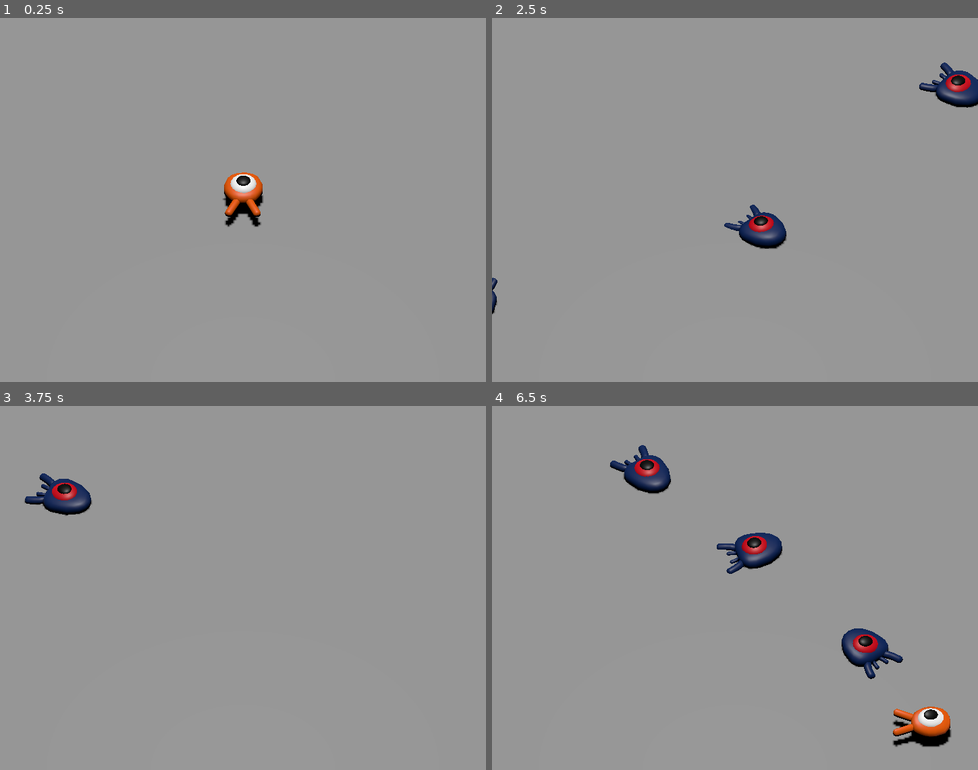
Above: before the commit, frames 1-4 (two rows, left to right).
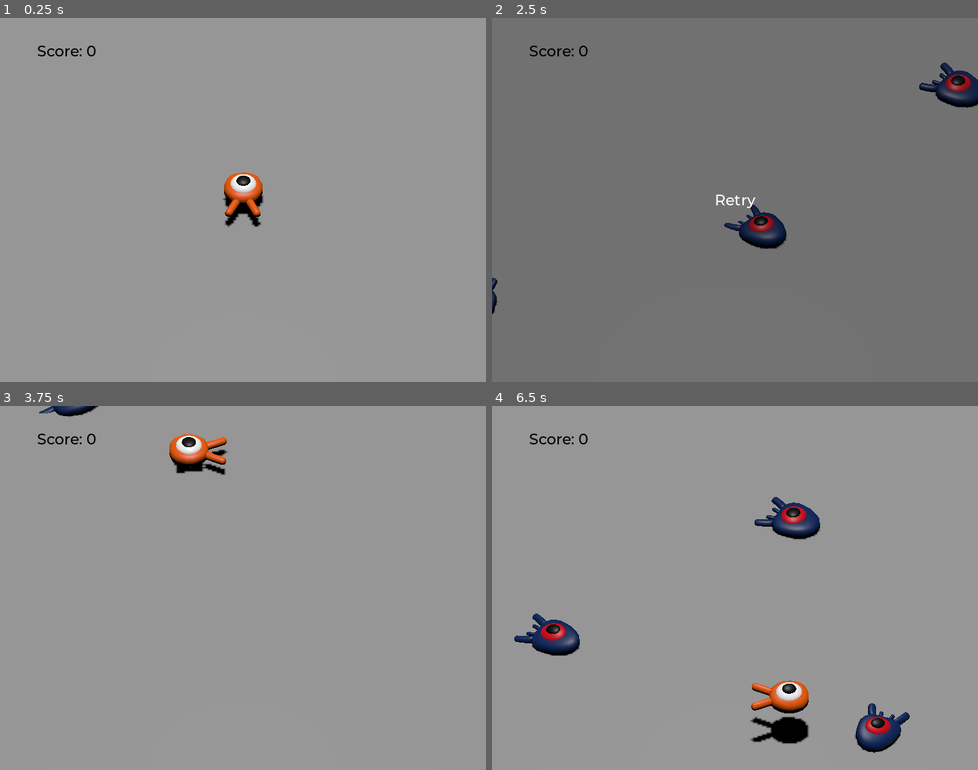
Above: after the commit, the same moments.

Repository: goshag45/squash-the-creeps
Game: Godot game, scene res://main.tscn
The game is run twice, just before and just after one commit, with the same random seed, the same clock (stepped at 60 frames per second) and the same inputs. The project has no main scene, so this scene is started directly.
Inputs:
- Up to frame 1 (0.25 s): no input
- Up to frame 2 (2.5 s): tap Enter (ui_accept) at 0.5, 1.35 s; hold D (move_right) 0.53-1.28 s; hold Enter (ui_accept) 0.53-1.28 s; tap Space (jump) at 0.77, 1.52 s; hold S (move_back) 1.28-2.03 s; hold D (move_right) from 2.03 s (still down); hold Enter (ui_accept) from 2.03 s (still down)
- Up to frame 3 (3.75 s): release D (move_right) at 2.78 s; release Enter (ui_accept) at 2.78 s; hold W (move_forward) 2.78-3.53 s; tap Enter (ui_accept) at 2.85 s; tap Space (jump) at 3.02 s; hold A (move_left) from 3.53 s (still down); hold Enter (ui_accept) from 3.53 s (still down)
- Up to frame 4 (6.5 s): tap Space (jump) at 3.77, 4.52, 6.02 s; release Enter (ui_accept) at 4.28 s; tap Enter (ui_accept) at 4.35, 5.85 s; release A (move_left) at 5.03 s; hold S (move_back) 5.03-5.78 s; hold Enter (ui_accept) 5.03-5.78 s; hold D (move_right) from 5.78 s (still down)

The runs differ from the first frame. In frame 1, 0.1% of the frame differs, in the area x 7-20%, y 7-11%; in frame 2, 99%, in the area x 0-100%, y 0-100%; in frame 3, 2.3%; in frame 4, 8.0%.

Commit message:
score and replay

Diff:
--- a/main.gd
+++ b/main.gd
@@ -1,6 +1,9 @@
 extends Node
 
 @export var mob_scene: PackedScene
+
+func _ready():
+	$UserInterface/Retry.hide()
 
 func _on_mob_timer_timeout():
 	# Create a new instance of the Mob scene.
@@ -17,3 +20,14 @@
 
 	# Spawn the mob by adding it to the Main scene.
 	add_child(mob)
+
+	mob.squashed.connect($UserInterface/ScoreLabel._on_mob_squashed.bind())
+
+
+func _on_player_hit() -> void:
+	$MobTimer.stop()
+	$UserInterface/Retry.show()
+
+func _unhandled_input(event: InputEvent) -> void:
+	if event.is_action_pressed("ui_accept") and $UserInterface/Retry.visible:
+		get_tree().reload_current_scene()
--- a/main.tscn
+++ b/main.tscn
@@ -1,8 +1,10 @@
-[gd_scene load_steps=9 format=3 uid="uid://b7exfqg1m5277"]
+[gd_scene load_steps=12 format=3 uid="uid://b7exfqg1m5277"]
 
 [ext_resource type="PackedScene" uid="uid://dndicym4fslwe" path="res://player.tscn" id="1_mlio7"]
 [ext_resource type="Script" path="res://main.gd" id="1_yai3x"]
 [ext_resource type="PackedScene" uid="uid://bxjm12j3d546r" path="res://mob.tscn" id="2_s5s1j"]
+[ext_resource type="FontFile" uid="uid://dblwj7nj6ovwb" path="res://fonts/Montserrat-Medium.ttf" id="4_ih5g8"]
+[ext_resource type="Script" path="res://score_label.gd" id="5_2l7y0"]
 
 [sub_resource type="BoxShape3D" id="BoxShape3D_8hfd7"]
 size = Vector3(60, 2, 60)
@@ -22,6 +24,10 @@
 "tilts": PackedFloat32Array(0, 0, 0, 0, 0)
 }
 point_count = 5
+
+[sub_resource type="Theme" id="Theme_u8s2w"]
+default_font = ExtResource("4_ih5g8")
+default_font_size = 22
 
 [node name="Main" type="Node"]
 script = ExtResource("1_yai3x")
@@ -81,4 +87,52 @@
 wait_time = 0.5
 autostart = true
 
+[node name="UserInterface" type="Control" parent="."]
+layout_mode = 3
+anchors_preset = 15
+anchor_right = 1.0
+anchor_bottom = 1.0
+grow_horizontal = 2
+grow_vertical = 2
+theme = SubResource("Theme_u8s2w")
+
+[node name="ScoreLabel" type="Label" parent="UserInterface"]
+layout_mode = 1
+anchors_preset = -1
+offset_left = 55.0
+offset_top = 35.0
+offset_right = 143.0
+offset_bottom = 63.0
+grow_horizontal = 2
+theme_override_colors/font_color = Color(0, 0, 0, 1)
+text = "Score: 0"
+script = ExtResource("5_2l7y0")
+
+[node name="Retry" type="ColorRect" parent="UserInterface"]
+layout_mode = 1
+anchors_preset = 15
+anchor_right = 1.0
+anchor_bottom = 1.0
+grow_horizontal = 2
+grow_vertical = 2
+color = Color(0, 0, 0, 0.247059)
+
+[node name="Label" type="Label" parent="UserInterface/Retry"]
+layout_mode = 1
+anchors_preset = 8
+anchor_left = 0.5
+anchor_top = 0.5
+anchor_right = 0.5
+anchor_bottom = 0.5
+offset_left = -20.0
+offset_top = -14.0
+offset_right = 20.0
+offset_bottom = 14.0
+grow_horizontal = 2
+grow_vertical = 2
+text = "Retry"
+horizontal_alignment = 1
+vertical_alignment = 1
+
+[connection signal="hit" from="Player" to="." method="_on_player_hit"]
 [connection signal="timeout" from="MobTimer" to="." method="_on_mob_timer_timeout"]
--- /dev/null
+++ b/music_player.tscn
@@ -0,0 +1,7 @@
+[gd_scene load_steps=2 format=3 uid="uid://bc3bn8aj417fd"]
+
+[ext_resource type="AudioStream" uid="uid://cbqplupn03w22" path="res://art/House In a Forest Loop.ogg" id="1_tcepu"]
+
+[node name="MusicPlayer" type="AudioStreamPlayer"]
+stream = ExtResource("1_tcepu")
+autoplay = true
--- a/player.gd
+++ b/player.gd
@@ -4,11 +4,12 @@
 @export var speed = 14
 # The downward acceleration when in the air, in meters per second squared.
 @export var fall_acceleration = 75
-
 @export var jump_imuplse = 20
 @export var bounce_impulse = 16
 
 var target_velocity = Vector3.ZERO
+
+signal hit
 
 func _physics_process(delta):
 	var direction = Vector3.ZERO
@@ -62,3 +63,10 @@
 	# Moving the Character
 	velocity = target_velocity
 	move_and_slide()
+
+func die():
+	hit.emit()
+	queue_free()
+
+func _on_mob_detector_body_entered(body: Node3D) -> void:
+	die()
--- a/player.tscn
+++ b/player.tscn
@@ -1,10 +1,12 @@
-[gd_scene load_steps=4 format=3 uid="uid://dndicym4fslwe"]
+[gd_scene load_steps=5 format=3 uid="uid://dndicym4fslwe"]
 
 [ext_resource type="PackedScene" uid="uid://ckp6x6j2kyr50" path="res://art/player.glb" id="1_8kaa6"]
 [ext_resource type="Script" path="res://player.gd" id="1_jpqjh"]
 
 [sub_resource type="SphereShape3D" id="SphereShape3D_ra6tm"]
 radius = 0.8
+
+[sub_resource type="CylinderShape3D" id="CylinderShape3D_csnns"]
 
 [node name="Player" type="CharacterBody3D"]
 transform = Transform3D(1, 0, 0, 0, 1, 0, 0, 0, 1, 0, 0.434842, 0)
@@ -17,3 +19,14 @@
 
 [node name="CollisionShape3D" type="CollisionShape3D" parent="."]
 shape = SubResource("SphereShape3D_ra6tm")
+
+[node name="MobDetector" type="Area3D" parent="."]
+collision_layer = 0
+collision_mask = 2
+monitorable = false
+
+[node name="CollisionShape3D" type="CollisionShape3D" parent="MobDetector"]
+transform = Transform3D(2, 0, 0, 0, 0.2, 0, 0, 0, 2, 0, 0.0403152, 0)
+shape = SubResource("CylinderShape3D_csnns")
+
+[connection signal="body_entered" from="MobDetector" to="." method="_on_mob_detector_body_entered"]
--- a/project.godot
+++ b/project.godot
@@ -13,6 +13,10 @@
 config/name="Squash the Creeps (3D)"
 config/features=PackedStringArray("4.3")
 config/icon="res://icon.png"
+
+[autoload]
+
+MusicPlayer="*res://music_player.tscn"
 
 [display]
 
--- /dev/null
+++ b/score_label.gd
@@ -0,0 +1,15 @@
+extends Label
+
+var score = 0
+# Called when the node enters the scene tree for the first time.
+func _ready() -> void:
+	pass # Replace with function body.
+
+
+# Called every frame. 'delta' is the elapsed time since the previous frame.
+func _process(delta: float) -> void:
+	pass
+
+func _on_mob_squashed():
+	score += 1
+	text = "Score: %s" % score
